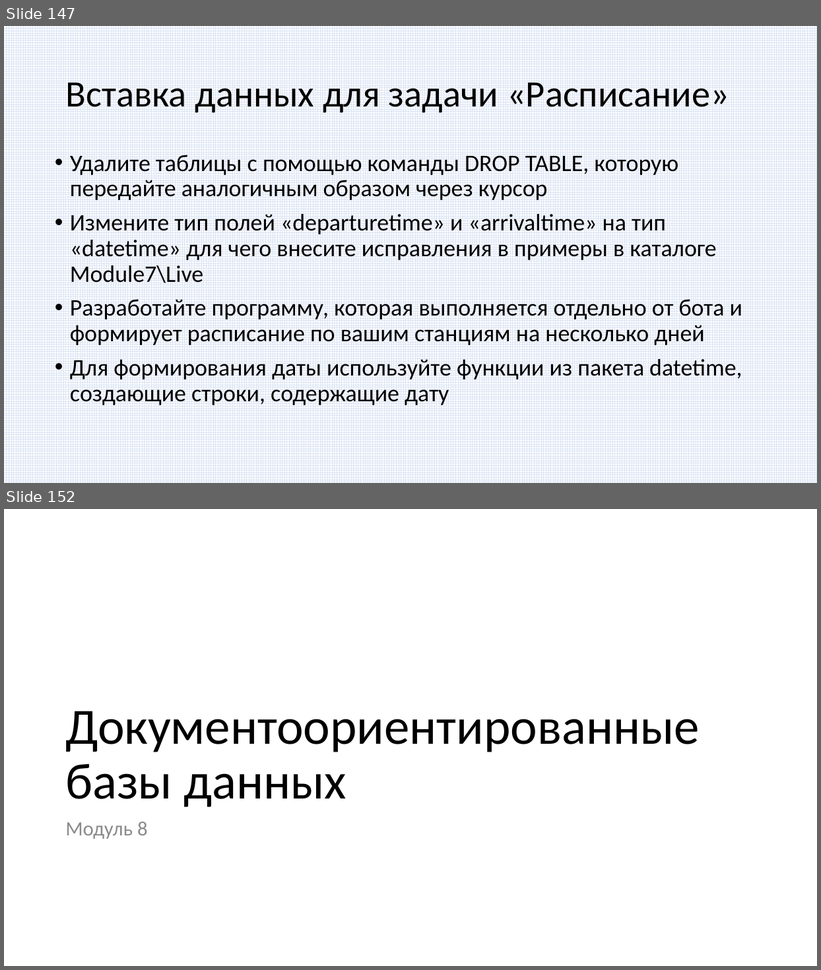
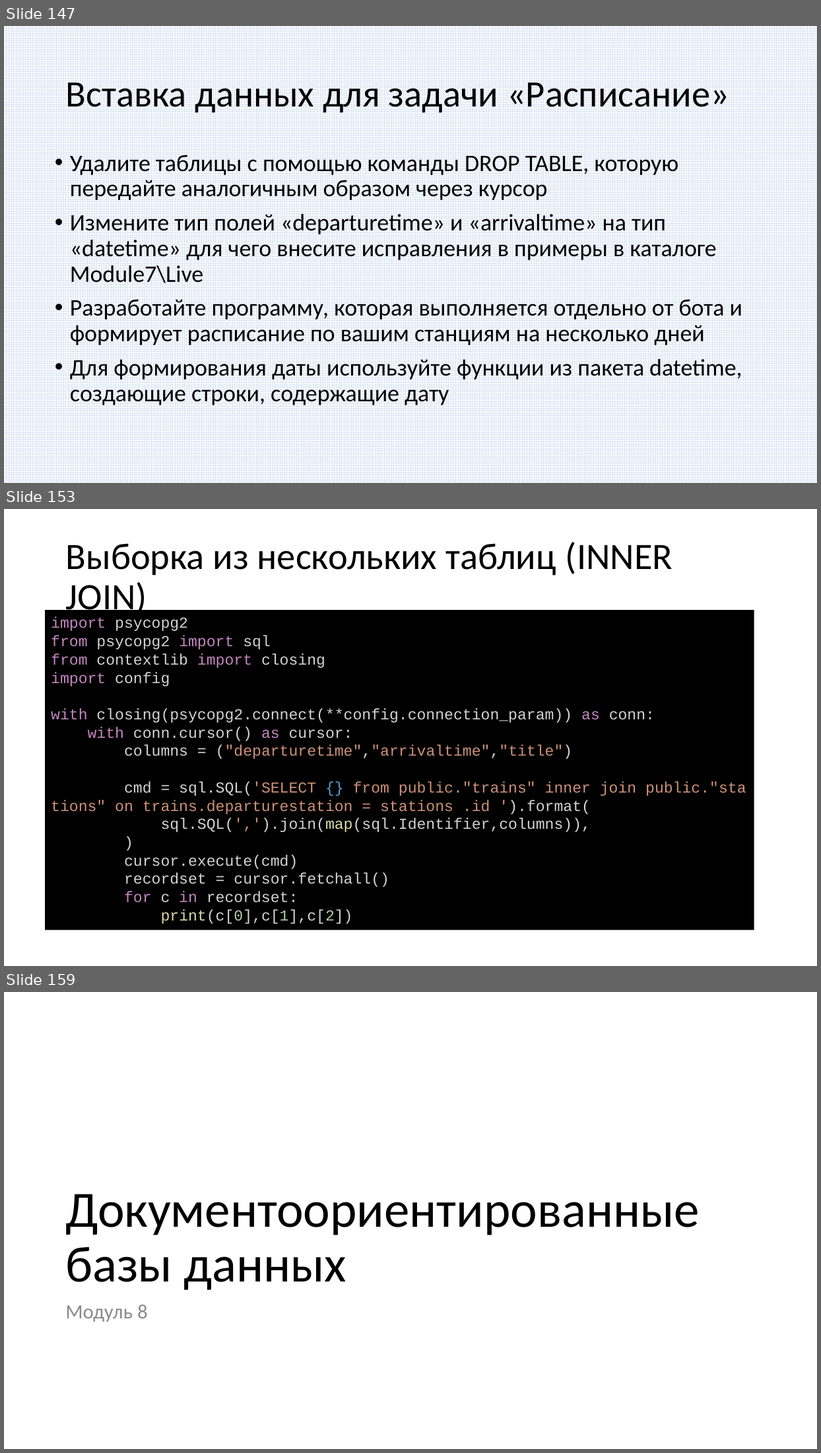
Before and after one commit to paveltsytovich/telegram-course, a slide deck: Presentation/Разработка ботов для телеграмм на Python.pptx. Shown one above the other, each under a label of ours: slides 147 and 152 before the commit, slides 147, 153 and 159 after it; the slides between them are not shown. The pictures are 821x970 and 821x1453 pixels, drawn with LibreOffice and Linux fonts; fonts in the diff are those of the drawing. Boxes give left, top, right and bottom in pixels: in the first picture for what was removed or moved away, otherwise in the second. Text is boxed around its words. In the diff, an @@ line names an element or a change of style, - is before the commit and + after.

```diff
--- a/Presentation/Разработка ботов для телеграмм на Python.pptx
+++ b/Presentation/Разработка ботов для телеграмм на Python.pptx
@@ slide 153 added at (4,509,817,966), background #FFFFFF @@
@@ title added at (66,542,673,619), 44 pt, text #000000 @@
+Выборка из нескольких таблиц (INNER JOIN)
@@ rectangle added at (45,610,754,931), fill #000000, 18 pt, text #D4D4D4 @@
+import psycopg2
+from psycopg2 import sql
+from contextlib import closing
+import config
+with closing(psycopg2.connect(**config.connection_param)) as conn:
+with conn.cursor() as cursor:
+columns = ("departuretime","arrivaltime","title")
+cmd = sql.SQL('SELECT {} from public."trains" inner join public."stations" on trains.departurestation = stations .id ').format(
+sql.SQL(',').join(map(sql.Identifier,columns)),
+)
+cursor.execute(cmd)
+recordset = cursor.fetchall()
+for c in recordset:
+print(c[0],c[1],c[2])
@@ what was slide 152 is now slide 159 @@
```
Also in this commit, not shown: 4 slides changed, 6 other slides added.
